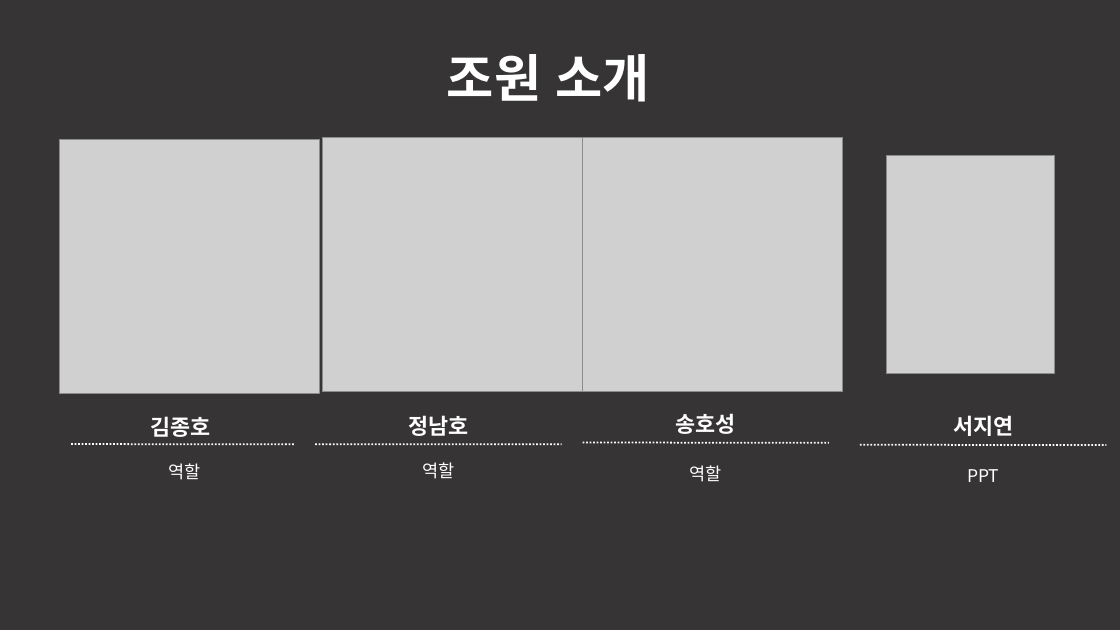
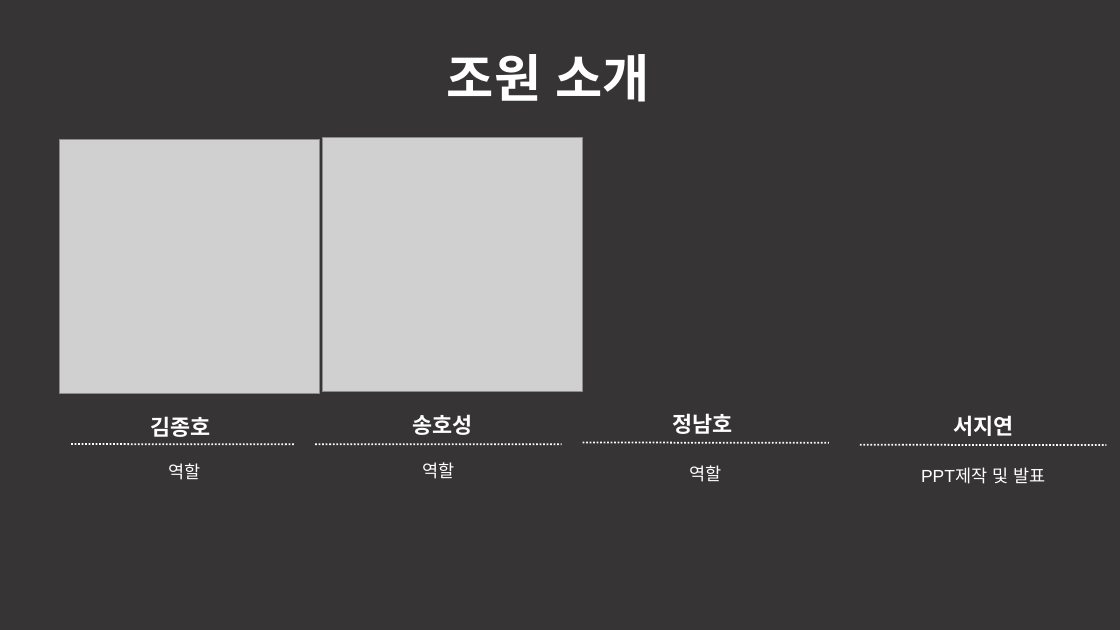
Before and after one commit to shs1234/project1, a slide deck: slide 3 of 분석.pptx. Drawn at 1120x630 pixels with LibreOffice and Linux fonts; fonts in the diff are those of the drawing; grey boxes stand for pictures; background and template pictures are left out; a plain dark background stands for a picture behind light text. Boxes give left, top, right and bottom in pixels: in the first picture for what was removed or moved away, otherwise in the second. Text is boxed around its words. In the diff, an @@ line names an element or a change of style, - is before the commit and + after.

```diff
--- a/분석.pptx
+++ b/분석.pptx
@@ picture removed at [583, 138, 844, 392] @@
@@ picture removed at [887, 155, 1055, 373] @@
@@ text "송호성": place and size @@
-text "송호성" at [676, 413, 736, 434]
+text "송호성" at [413, 414, 473, 435]
@@ text "정남호": place and size @@
-text "정남호" at [409, 415, 469, 436]
+text "정남호" at [673, 413, 733, 434]
@@ text at [921, 467, 1045, 484]: text changed; font Noto Sans CJK KR to Arial @@
-PPT
+PPT제작 및 발표
```
Also in this commit, not shown: 5 other slides changed, 9 slides added, 6 slides removed.
